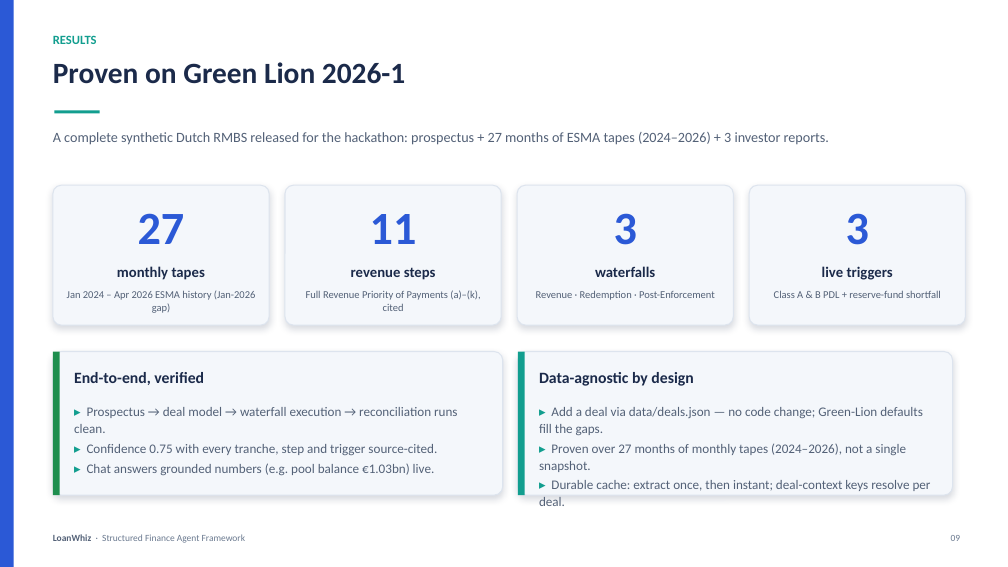
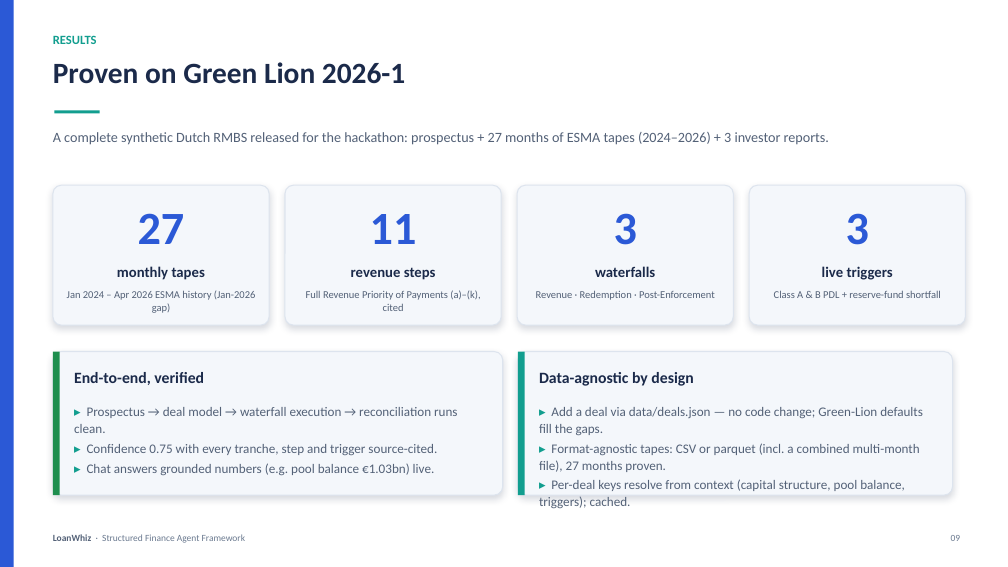
Before and after one commit to waafirio/loanwhiz, a slide deck: slide 9 of presentation/LoanWhiz-Presentation.pptx. Drawn at 1008x567 pixels with LibreOffice and Linux fonts; fonts in the diff are those of the drawing. Boxes give left, top, right and bottom in pixels: in the first picture for what was removed or moved away, otherwise in the second. Text is boxed around its words. In the diff, an @@ line names an element or a change of style, - is before the commit and + after.

```diff
--- a/presentation/LoanWhiz-Presentation.pptx
+++ b/presentation/LoanWhiz-Presentation.pptx
@@ text at [539,443,920,491]: text changed @@
-▸ Proven over 27 months of monthly tapes (2024–2026), not a single snapshot.
-▸ Durable cache: extract once, then instant; deal-context keys resolve per deal.
+▸ Format-agnostic tapes: CSV or parquet (incl. a combined multi-month file), 27 months proven.
+▸ Per-deal keys resolve from context (capital structure, pool balance, triggers); cached.
```
Also in this commit, not shown: 1 other slide changed, 3 other files.
